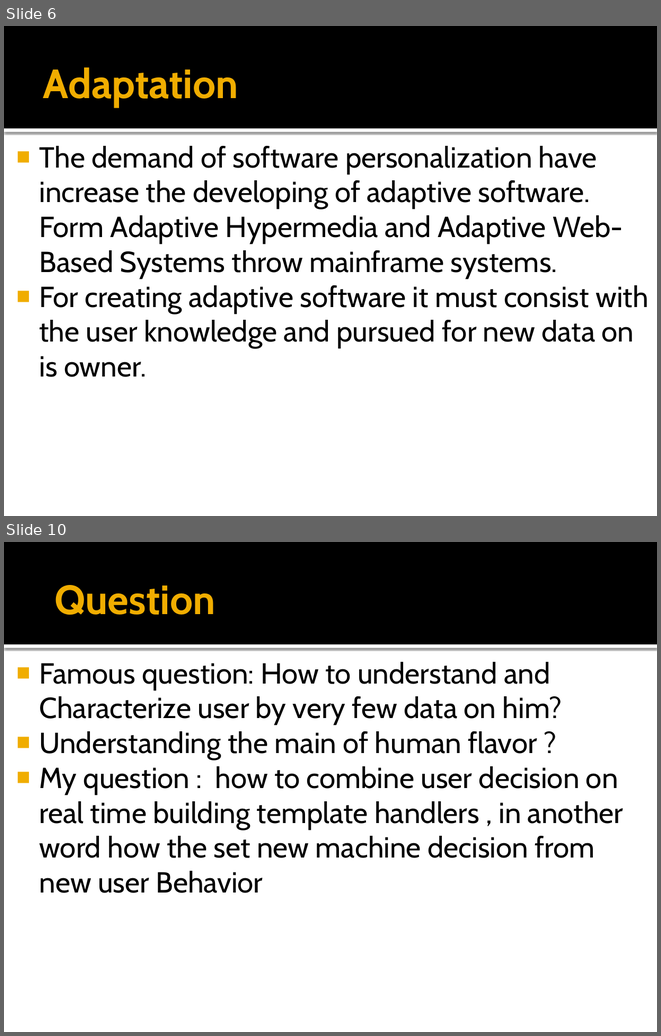
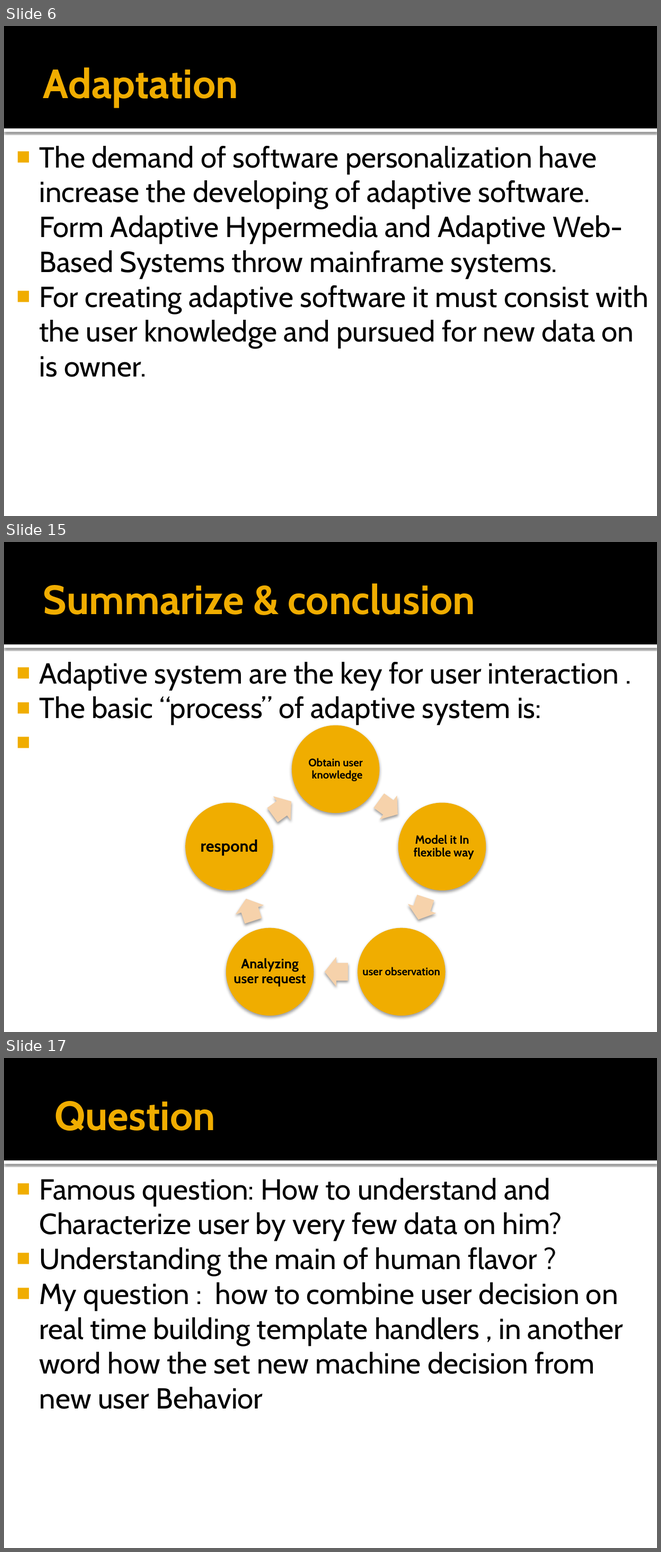
Before and after one commit to ciberuser/school-tools, a slide deck: School/seminar/User modeling full.pptx. Shown one above the other, each under a label of ours: slides 6 and 10 before the commit, slides 6, 15 and 17 after it; the slides between them are not shown. The pictures are 661x1036 and 661x1552 pixels, drawn with LibreOffice and Linux fonts; fonts in the diff are those of the drawing. Boxes give left, top, right and bottom in pixels: in the first picture for what was removed or moved away, otherwise in the second. Text is boxed around its words. In the diff, an @@ line names an element or a change of style, - is before the commit and + after.

```diff
--- a/School/seminar/User modeling full.pptx
+++ b/School/seminar/User modeling full.pptx
@@ slide 15 added at box(4, 542, 657, 1032), background #FFFFFF; not listed: 2 template elements that a slide beside it also shows @@
@@ title added at box(43, 583, 476, 615), 45 pt, text #F0AD00, bold @@
+Summarize & conclusion
@@ text added at box(39, 662, 619, 725), 32 pt, text #000000 @@
+■ Adaptive system are the key for user interaction .
+■ The basic “process” of adaptive system is:
@@ group added at box(185, 725, 486, 1015): 5 ellipses, 5 texts, 5 right arrows @@
+Obtain user knowledge
+Model it In flexible way
+user observation
+Analyzing user request
+respond
@@ what was slide 10 is now slide 17 @@
```
Also in this commit, not shown: 3 slides changed, 6 other slides added.
